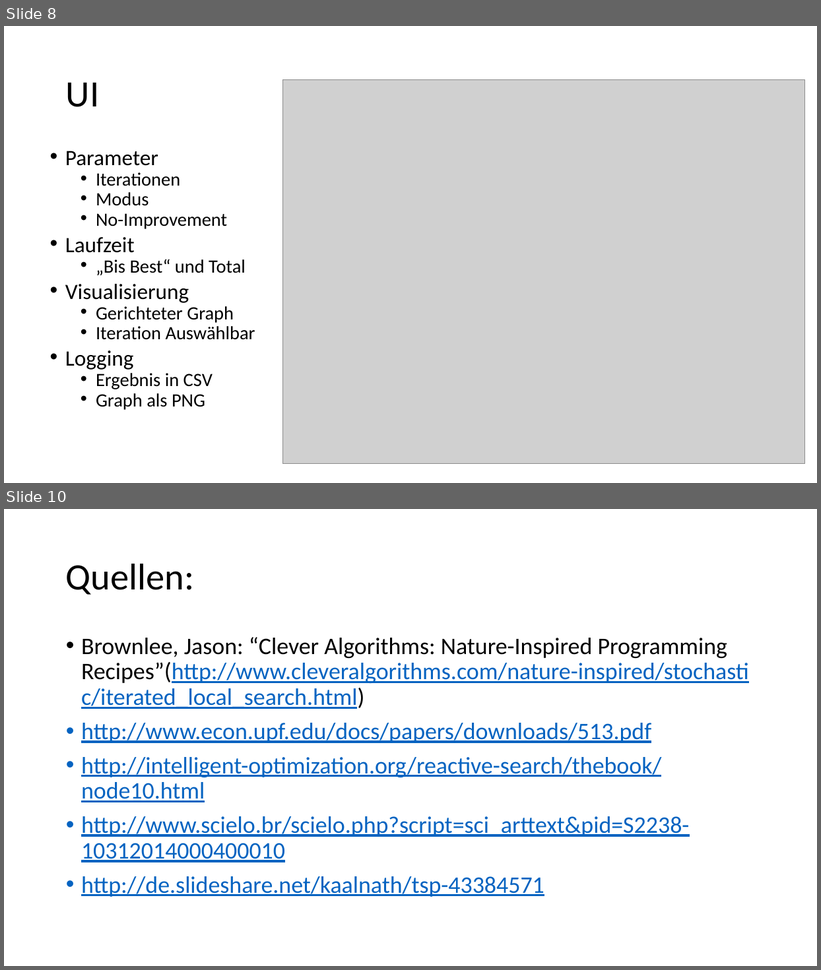
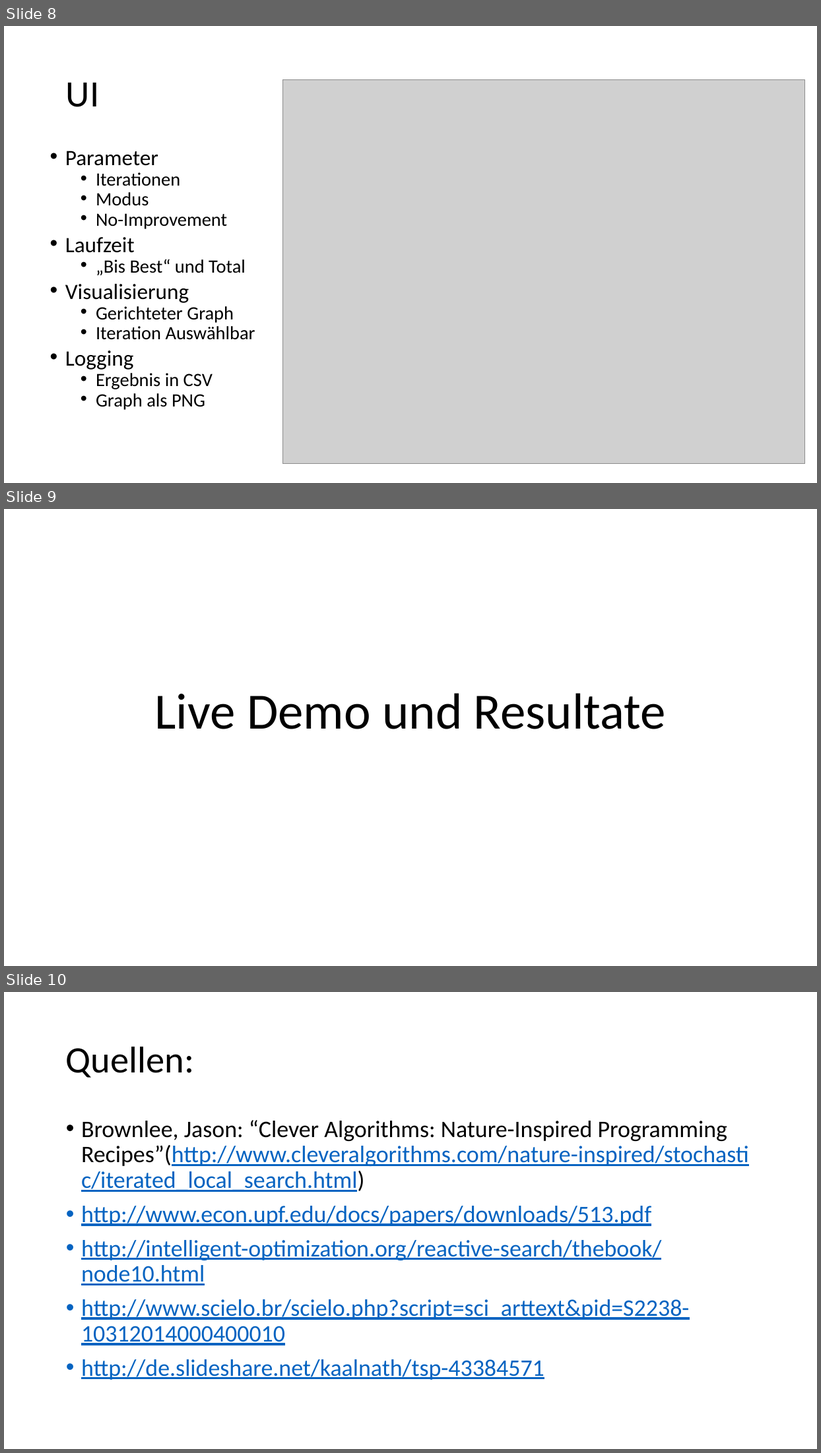
Before and after one commit to fritziF/Python-TSP-Heuristic, a slide deck: doc/Fritz_Svetoslav_TSP.pptx. Shown one above the other, each under a label of ours: slides 8 and 10 before the commit, slides 8, 9 and 10 after it; the slides between them are not shown. The pictures are 821x970 and 821x1453 pixels, drawn with LibreOffice and Linux fonts; fonts in the diff are those of the drawing; grey boxes stand for pictures. Boxes give left, top, right and bottom in pixels: in the first picture for what was removed or moved away, otherwise in the second. Text is boxed around its words. In the diff, an @@ line names an element or a change of style, - is before the commit and + after.

Commit message:
doc

```diff
--- a/doc/Fritz_Svetoslav_TSP.pptx
+++ b/doc/Fritz_Svetoslav_TSP.pptx
@@ slide 9 added at (4, 509, 817, 966), background #FFFFFF @@
@@ title added at (154, 693, 666, 729), 60 pt, text #000000 @@
+Live Demo und Resultate
```
Also in this commit, not shown: 1 slide removed.
